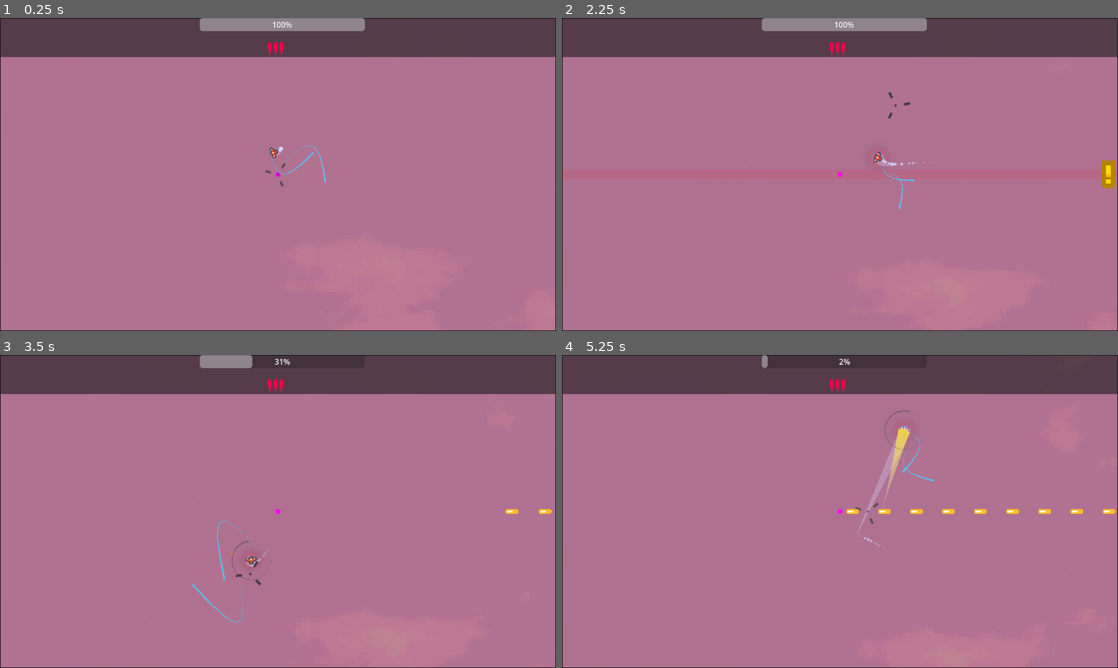
Above: before the commit, frames 1-4 (two rows, left to right).
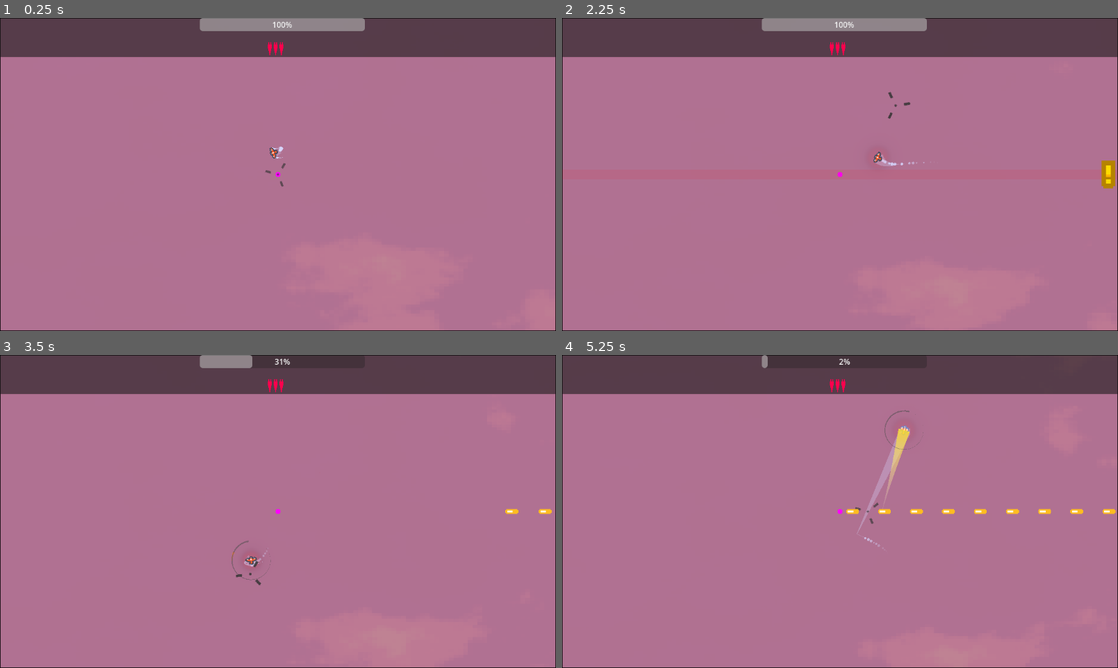
Above: after the commit, the same moments.

Repository: kickflip-games/red_alert
Game: Godot game, scene res://scenes/Main.tscn
The game is run twice, just before and just after one commit, with the same random seed, the same clock (stepped at 60 frames per second) and the same inputs.
Inputs (mouse positions are in pixels of both pictures, inside the frame that each line leads up to):
- Up to frame 1 (0.25 s): no input
- Up to frame 2 (2.25 s): move the mouse to (962, 158) at 0.52 s; press the mouse at (962, 158) at 0.53 s; move the mouse to (728, 190) at 1.27 s; release the mouse at (728, 190) at 1.28 s; click (728, 190) at 1.35 s; move the mouse to (895, 105) at 2.02 s; press the mouse at (895, 105) at 2.03 s
- Up to frame 3 (3.5 s): move the mouse to (250, 574) at 2.77 s; release the mouse at (250, 574) at 2.78 s; click (250, 574) at 2.85 s
- Up to frame 4 (5.25 s): move the mouse to (1006, 558) at 3.52 s; press the mouse at (1006, 558) at 3.53 s; move the mouse to (673, 464) at 4.27 s; release the mouse at (673, 464) at 4.28 s; click (673, 464) at 4.35 s; move the mouse to (867, 511) at 5.02 s; press the mouse at (867, 511) at 5.03 s

The runs differ from the first frame. In frame 1, less than 0.1% of the frame differs, in the area x 48-59%, y 40-53%; in frame 2, less than 0.1%; in frame 3, 0.1%, in the area x 34-48%, y 52-86%; in frame 4, less than 0.1%.

Commit message:
fix all trails ayyyyayyya

Diff:
--- a/scenes/player/Player.gd
+++ b/scenes/player/Player.gd
@@ -53,6 +53,12 @@
 var max_movement_trail_points := 20
 var dash_trail_tween: Tween
 var dash_trail_active = false
+var turn_trail_points_left = []
+var turn_trail_points_right = []
+var max_turn_trail_points = 20  # Adjust as needed
+var is_sharp_turning = false
+var turn_trail_fade_speed = 1.0  # Adjust fade speed
+
 
 # --- Nodes ---
 @onready var sprite: Sprite2D = $Sprite2D
@@ -80,23 +86,11 @@
 	emit_signal("hp_changed", current_hp)
 	last_rotation = rotation
 
-	# Setup all visual systems
-	_setup_turn_fx()
 	#_setup_movement_trail()
 	_setup_dash_dial()
 
 
 
-func _setup_turn_fx():
-	# Left wing trail with curve support
-	turn_fx_left.width = 4.0
-	turn_fx_left.default_color = Color(0.3, 0.8, 1.0, 0.0)
-	turn_fx_left.visible = false
-
-	# Right wing trail with curve support
-	turn_fx_right.width = 4.0
-	turn_fx_right.default_color = Color(0.3, 0.8, 1.0, 0.0)
-	turn_fx_right.visible = false
 
 
 func _setup_movement_trail():
@@ -142,7 +136,7 @@
 		_update_movement_particles()
 
 	# Update all visual effects
-	_update_turn_effects(delta)
+	#_update_turn_effects(delta)
 	_update_reticle(delta)
 	_update_dash_dial()
 	#_update_idle_pulse(delta)
@@ -267,8 +261,9 @@
 	if velocity.length() > circle_speed:
 		velocity = velocity.normalized() * circle_speed
 
+
 func _handle_rotation_and_turns(delta):
-	if velocity.length() > 10.0:
+	if velocity.length() > 2.0:
 		var target_rotation = velocity.angle()
 		rotation = lerp_angle(rotation, target_rotation, turn_rate * delta)
 
@@ -276,54 +271,28 @@
 		var turn_speed = rotation_change / delta
 
 		if turn_speed > sharp_turn_threshold:
-			_trigger_curved_turn_effects(turn_speed)
+			print("SHARP TURN")
+			if !is_sharp_turning:
+				# Just started sharp turning - reset trails
+				is_sharp_turning = true
+				turn_trail_points_left.clear()
+				turn_trail_points_right.clear()
+
+
+			update_turn_trail_right()
+			update_turn_trail_left()
+
+		else:
+			if is_sharp_turning:
+				# Just stopped sharp turning - start fade
+				is_sharp_turning = false
+				start_turn_trails_fade()
 
 		last_rotation = rotation
 
-# --- Enhanced Turn Effects with Curves ---
-func _trigger_curved_turn_effects(turn_intensity: float):
-	turn_fx_timer = turn_fx_duration
-
-	var wing_offset = 25.0
-	var wing_direction = Vector2(cos(rotation + PI/2), sin(rotation + PI/2))
-
-	# Create curved trails based on velocity history
-	var left_wing_pos = global_position - wing_direction * wing_offset
-	var right_wing_pos = global_position + wing_direction * wing_offset
-
-	_create_curved_wing_trail(turn_fx_left, left_wing_pos, turn_intensity, -1)
-	_create_curved_wing_trail(turn_fx_right, right_wing_pos, turn_intensity, 1)
-
-func _create_curved_wing_trail(trail: Line2D, wing_pos: Vector2, intensity: float, side: int):
-	trail.visible = true
-	trail.clear_points()
-
-	var trail_length = min(intensity * 25.0, 100.0)
-	var base_direction = -velocity.normalized()
-
-	# Create curved trail using velocity history
-	trail.add_point(to_local(wing_pos))
-
-	for i in range(curved_trail_segments):
-		var t = float(i) / float(curved_trail_segments - 1)
-		var curve_offset = sin(t * PI) * side * 20.0 * (intensity / sharp_turn_threshold)
-
-		var perpendicular = Vector2(-base_direction.y, base_direction.x)
-		var point = wing_pos + base_direction * trail_length * t + perpendicular * curve_offset
-		trail.add_point(to_local(point))
 
 # --- Movement Trail System ---
-func _update_movement_trail():
-	movement_trail_points.append(global_position)
-	if movement_trail_points.size() > max_movement_trail_points:
-		movement_trail_points.pop_front()
-
-	movement_trail.visible = true
-	movement_trail.clear_points()
-
-	# Add all points first
-	for point in movement_trail_points:
-		movement_trail.add_point(to_local(point))
+
 
 
 func _update_movement_particles():
@@ -373,50 +342,6 @@
 		line.add_point(point)
 
 
-func _update_dash_trail():
-	dash_trail_points.append(global_position)
-	if dash_trail_points.size() > max_trail_points:
-		dash_trail_points.pop_front()
-
-	dash_trail.clear_points()
-
-	# Add all points first
-	for point in dash_trail_points:
-		dash_trail.add_point(to_local(point))
-
-
-
-func start_dash_trail_fade():
-	if dash_trail_active:
-		return
-
-
-	dash_trail_tween = create_tween()
-	dash_trail_tween.finished.connect(_on_dash_trail_fade_complete)
-
-	dash_trail_active = true
-	# Tween the entire trail's modulate alpha from 1.0 to 0.0
-	dash_trail_tween.tween_property(dash_trail, "modulate:a", 0.0, dash_trail_fade_duration)
-
-func _on_dash_trail_fade_complete():
-	dash_trail.visible = false
-	dash_trail.modulate.a = 1.0  # Reset for next time
-	dash_trail_points.clear()
-	dash_trail_active = false
-
-
-
-# --- Rest of the original functions ---
-func _update_turn_effects(delta):
-	if turn_fx_timer > 0:
-		turn_fx_timer -= delta
-		var alpha = turn_fx_timer / turn_fx_duration
-
-		turn_fx_left.default_color.a = alpha * 0.8
-		turn_fx_right.default_color.a = alpha * 0.8
-	else:
-		turn_fx_left.visible = false
-		turn_fx_right.visible = false
 
 func _update_reticle(delta):
 	reticle.global_position = target_position
@@ -470,3 +395,102 @@
 	death_tween.parallel().tween_property(sprite, "modulate", Color.TRANSPARENT, 0.5)
 	await death_tween.finished
 	queue_free()
+
+
+
+
+##### TRAILS
+## PLEASE CLEAN UP -- lots of shitty duplicated code...
+
+
+func update_turn_trail_left():
+	turn_trail_points_left.append(global_position)
+	if turn_trail_points_left.size() > max_turn_trail_points:
+		turn_trail_points_left.pop_front()
+
+	turn_fx_left.clear_points()
+	turn_fx_left.visible = true
+
+	# Add all points
+	for point in turn_trail_points_left:
+		turn_fx_left.add_point(to_local(point))
+
+
+func update_turn_trail_right():
+	turn_trail_points_right.append(global_position)
+	if turn_trail_points_right.size() > max_turn_trail_points:
+		turn_trail_points_right.pop_front()
+
+	turn_fx_right.clear_points()
+	turn_fx_right.visible = true
+
+	# Add all points
+	for point in turn_trail_points_right:
+		turn_fx_right.add_point(to_local(point))
+
+
+func start_turn_trails_fade():
+	# Fade both trails
+	var left_tween = create_tween()
+	var right_tween = create_tween()
+
+	left_tween.tween_property(turn_fx_left, "modulate:a", 0.0, turn_trail_fade_speed)
+	right_tween.tween_property(turn_fx_right, "modulate:a", 0.0, turn_trail_fade_speed)
+
+	left_tween.finished.connect(_on_turn_trail_fade_complete.bind("left"))
+	right_tween.finished.connect(_on_turn_trail_fade_complete.bind("right"))
+
+func _on_turn_trail_fade_complete(side: String):
+	if side == "left":
+		turn_fx_left.visible = false
+		turn_fx_left.modulate.a = 1.0
+		turn_trail_points_left.clear()
+	else:
+		turn_fx_right.visible = false
+		turn_fx_right.modulate.a = 1.0
+		turn_trail_points_right.clear()
+
+
+
+
+func _update_dash_trail():
+	dash_trail_points.append(global_position)
+	if dash_trail_points.size() > max_trail_points:
+		dash_trail_points.pop_front()
+
+	dash_trail.clear_points()
+
+	# Add all points first
+	for point in dash_trail_points:
+		dash_trail.add_point(to_local(point))
+
+
+
+func start_dash_trail_fade():
+	if dash_trail_active:
+		return
+
+	dash_trail_tween = create_tween()
+	dash_trail_tween.finished.connect(_on_dash_trail_fade_complete)
+
+	dash_trail_active = true
+	# Tween the entire trail's modulate alpha from 1.0 to 0.0
+	dash_trail_tween.tween_property(dash_trail, "modulate:a", 0.0, dash_trail_fade_duration)
+
+func _on_dash_trail_fade_complete():
+	dash_trail.visible = false
+	dash_trail.modulate.a = 1.0  # Reset for next time
+	dash_trail_points.clear()
+	dash_trail_active = false
+
+func _update_movement_trail():
+	movement_trail_points.append(global_position)
+	if movement_trail_points.size() > max_movement_trail_points:
+		movement_trail_points.pop_front()
+
+	movement_trail.visible = true
+	movement_trail.clear_points()
+
+	# Add all points first
+	for point in movement_trail_points:
+		movement_trail.add_point(to_local(point))
--- a/scenes/player/Player.tscn
+++ b/scenes/player/Player.tscn
@@ -111,15 +111,19 @@
 default_color = Color(1, 1, 1, 0.30600002)
 
 [node name="TurnFXLeft" type="Line2D" parent="."]
-position = Vector2(0, -8)
-points = PackedVector2Array(0, 0, 0, 0)
-width = 5.0
+visible = false
+z_index = -1
+position = Vector2(0, -10)
+points = PackedVector2Array(-10, 0, 0, 0)
+width = 4.0
 width_curve = SubResource("Curve_4kuee")
 
 [node name="TurnFXRight" type="Line2D" parent="."]
-position = Vector2(0, 9)
-points = PackedVector2Array(0, 0, 0, 0)
-width = 5.0
+visible = false
+z_index = -1
+position = Vector2(0, 10)
+points = PackedVector2Array(-10, 0, 0, 0)
+width = 4.0
 width_curve = SubResource("Curve_4kuee")
 
 [node name="DashTrail" type="Line2D" parent="."]
